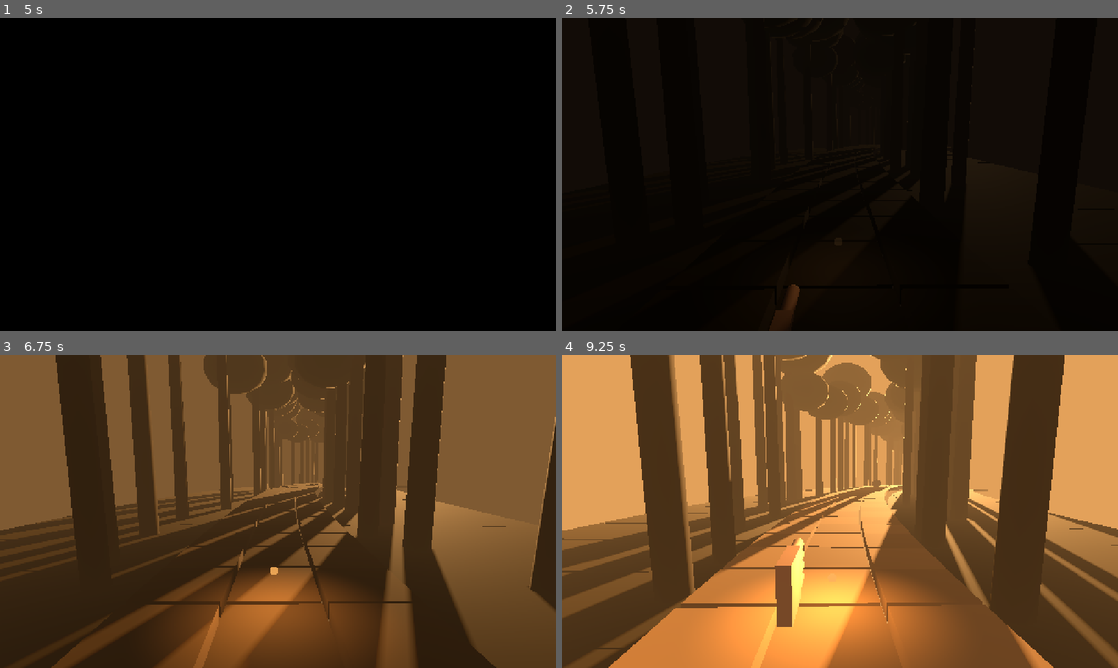
Above: before the commit, frames 1-4 (two rows, left to right).
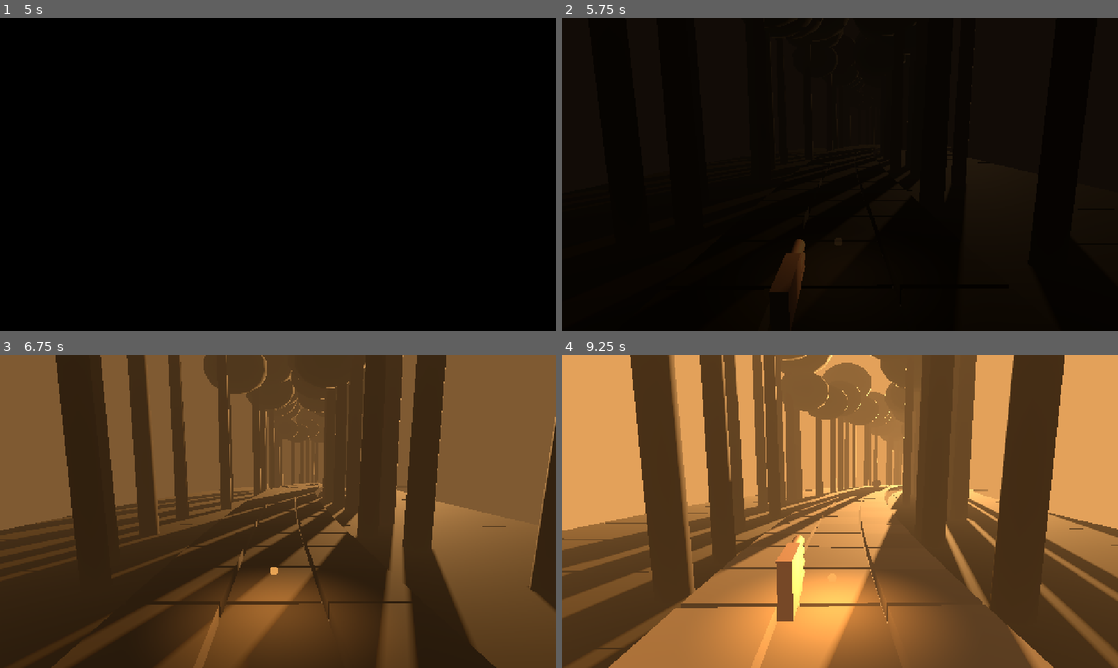
Above: after the commit, the same moments.

Repository: dsickles/Threshold
Game: Godot game, scene res://scenes/chapters/protector/protector.tscn
The game is run twice, just before and just after one commit, with the same random seed, the same clock (stepped at 60 frames per second) and the same inputs. This scene is started directly instead of the project's main scene. Sound files missing from this copy of the repository are replaced by a short silence.
Inputs (mouse positions are in pixels of both pictures, inside the frame that each line leads up to):
- Up to frame 1 (5 s): tap Enter at 0.5, 0.6, 2, 2.1, 3.5, 3.6 s; move the mouse to (400, 158) at 0.52 s; hold D 0.53-1.25 s; click (400, 158) at 0.67 s; tap Space at 0.77, 1.25, 2.75, 3.77, 4.25 s; drag from (166, 190) to (250, 237) at 1.27 s; move the mouse to (333, 105) at 2.02 s; hold D 2.03-2.75 s; drag from (250, 237) to (111, 127) at 2.77 s; move the mouse to (444, 221) at 3.52 s; hold A 3.53-4.25 s; drag from (111, 127) to (194, 96) at 4.27 s
- Up to frame 2 (5.75 s): move the mouse to (867, 174) at 5.02 s; hold S from 5.03 s (still down); tap Enter at 5.1 s; click (867, 174) at 5.17 s
- Up to frame 3 (6.75 s): release S at 5.75 s; drag from (194, 433) to (166, 527) at 5.77 s; move the mouse to (400, 495) at 6.52 s; hold W from 6.53 s (still down); tap Enter at 6.6 s
- Up to frame 4 (9.25 s): tap Space at 6.77 s; release W at 7.25 s; drag from (728, 527) to (812, 574) at 7.27 s; move the mouse to (895, 442) at 8.02 s; hold S 8.03-8.75 s; tap Enter at 8.1 s; drag from (812, 574) to (673, 464) at 8.77 s

Frame 1 is identical in both runs. In frame 2, 0.8% of the frame differs, in the area x 37-44%, y 70-100%; in frame 3, 1.1%; in frame 4, 12%, in the area x 8-89%, y 54-100%.

Commit message:
The Protector: cooler trail tiles so the hand reads against them; the hand draws back more slowly
Co-Authored-By: Claude Opus 5.5 (1M context) <noreply@anthropic.com>
Claude-Session: https://claude.ai/code/session_0168YcNyJZN33tNNxsPkPQPD

Diff:
--- a/game/scenes/chapters/protector/protector_run.gd
+++ b/game/scenes/chapters/protector/protector_run.gd
@@ -56,8 +56,8 @@
 const LOOKS := [
 	[0.0, "#000000", "#000000", 0.0, 0.0, 0.03, "#FFC27A"],
 	[RunPlan.EUPHORIA_START, "#000000", "#000000", 0.0, 0.0, 0.03, "#FFC27A"],
-	[8.0, "#E3A15A", "#B48C63", 1.7, 0.32, 0.012, "#FFC27A"],
-	[RunPlan.CONFUSION_START, "#DE9752", "#AE865F", 1.6, 0.32, 0.014, "#FFBA70"],
+	[8.0, "#E3A15A", "#8E7B66", 1.7, 0.32, 0.012, "#FFC27A"],
+	[RunPlan.CONFUSION_START, "#DE9752", "#8A775F", 1.6, 0.32, 0.014, "#FFBA70"],
 	[100.0, "#8E8073", "#8C7E70", 0.6, 0.32, 0.026, "#D8C8B4"],
 	[RunPlan.PANIC_START, "#4A4542", "#5A524C", 0.25, 0.28, 0.04, "#A8A8AC"],
 	[142.0, "#22201F", "#3E3935", 0.06, 0.22, 0.06, "#9AA0A8"],
@@ -524,7 +524,7 @@
 		_hand.visible = true
 		return
 	var e := _t - _lane_at
-	var total := 0.12 + RunPlan.LANE_MOVE + 0.3
+	var total := 0.12 + RunPlan.LANE_MOVE + 0.45
 	if _push_dir == 0.0 or e < 0.0 or e > total:
 		_hand.visible = false
 		return
@@ -535,7 +535,7 @@
 	if e < 0.12:
 		away = 1.0 - e / 0.12
 	elif e > 0.12 + RunPlan.LANE_MOVE:
-		away = (e - 0.12 - RunPlan.LANE_MOVE) / 0.3
+		away = (e - 0.12 - RunPlan.LANE_MOVE) / 0.45
 	away = smoothstep(0.0, 1.0, away)
 	_hand.transform = Transform3D(turned, beside + basis.z * 2.0 * away - basis.y * 1.2 * away)
 	_hand.visible = true
